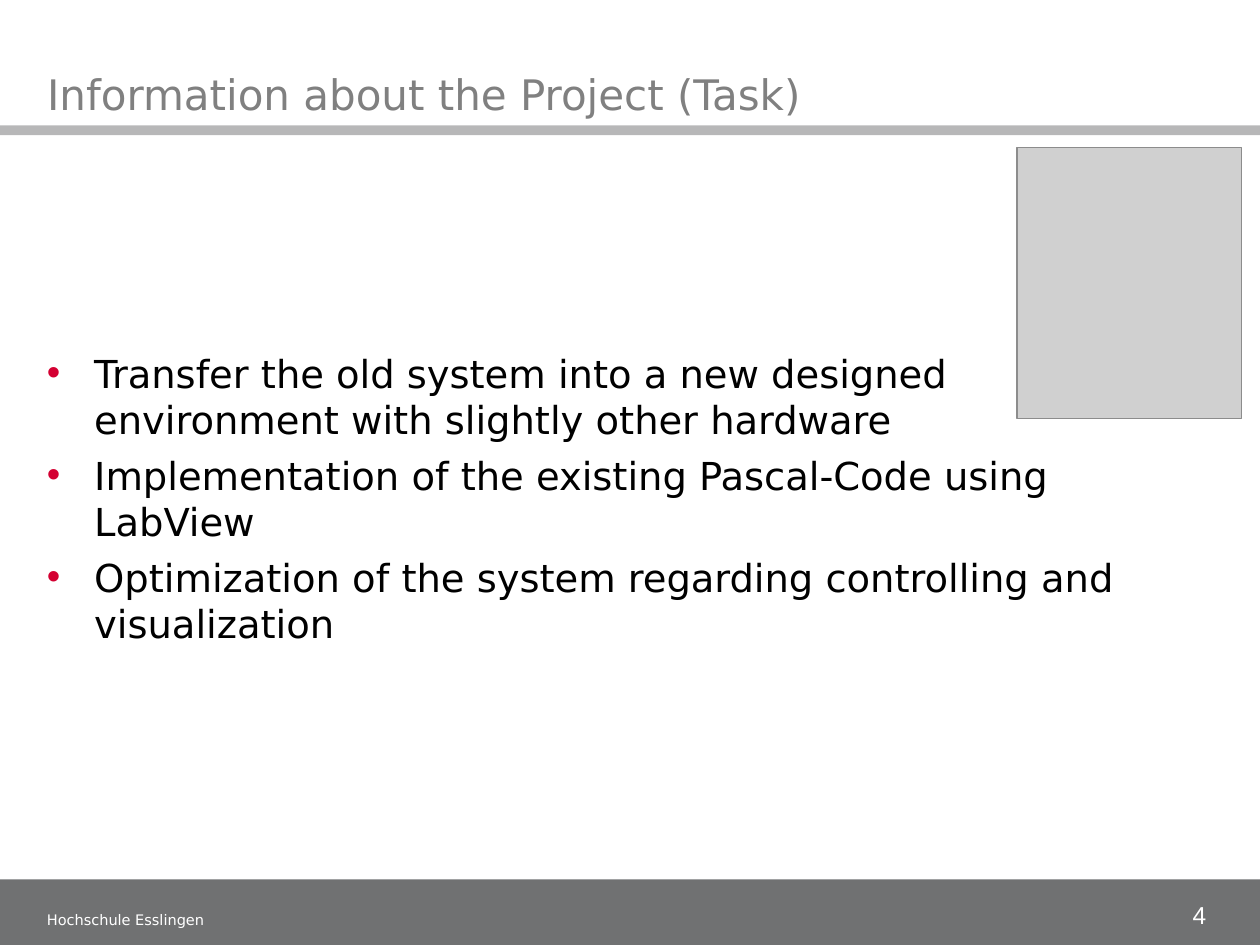
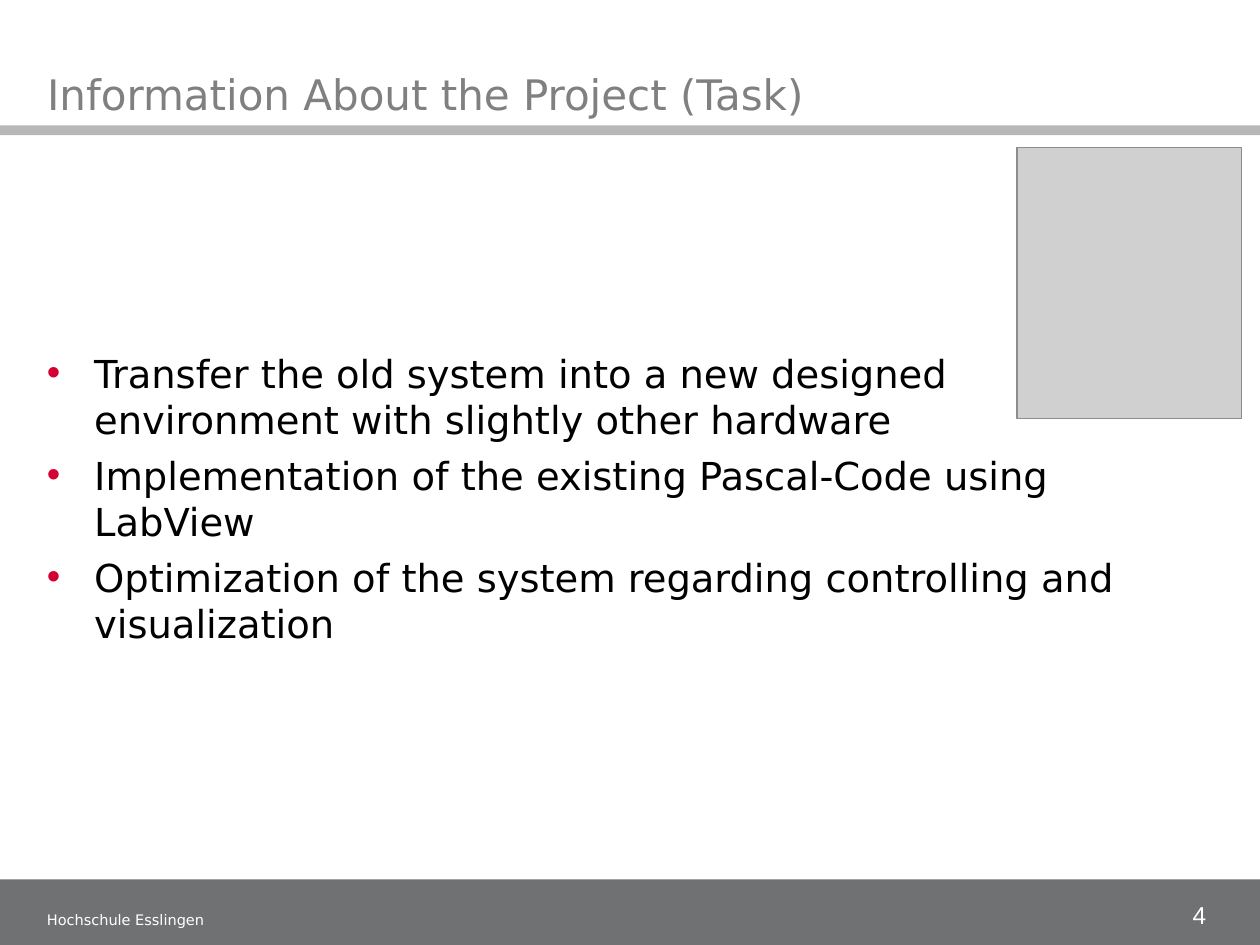
Before and after one commit to illogicdev/magneto, a slide deck: slide 4 of doku/50_Midtermpresentation/Midterm presentation_1.ppt. Drawn at 1260x945 pixels with LibreOffice and Linux fonts; fonts in the diff are those of the drawing; grey boxes stand for pictures; background and template pictures are left out. Boxes give left, top, right and bottom in pixels: in the first picture for what was removed or moved away, otherwise in the second. Text is boxed around its words. In the diff, an @@ line names an element or a change of style, - is before the commit and + after.

```diff
--- a/doku/50_Midtermpresentation/Midterm presentation_1.ppt
+++ b/doku/50_Midtermpresentation/Midterm presentation_1.ppt
@@ title at [47,78,803,119]: text changed @@
-Information about the Project (Task)
+Information About the Project (Task)
```
Also in this commit, not shown: 6 other slides changed.
